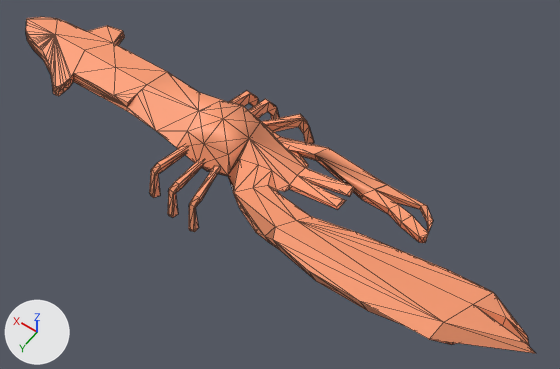
The glTF model assets/pistol_shrimp.glb: old version first, new version second.
Before and after are seen from a 50 mm lens placed at (-8.73, 11.43, 18.93), pointed at (-0.68, 0.15, 1.21). Arrows for +X, +Y and +Z are at lower left; the lights stay in place. Mesh edges are drawn as thin lines. Where no turn or scale is listed for an object, it has been applied to the vertices. Vertices at the same position are counted once.
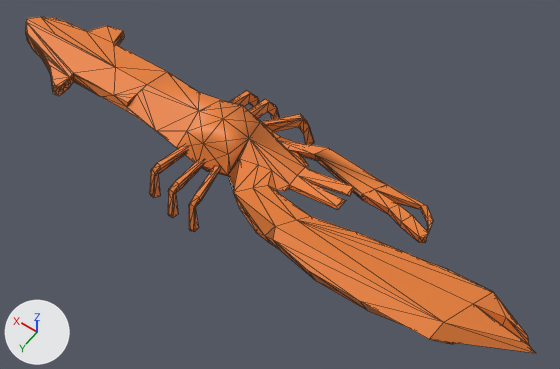
The newer file is also turned or shifted as a whole; pictures and numbers use the older file's frame.

Boxes (x1, y1, x2, y2) around the edits, measured in the pictures (560 x 369 px; the box of a moved part takes in the faces that stretch with it):
'Cube', surface changed, reshaped
    both: (26, 17, 535, 353)
part 1 of me_cube, moved or reshaped
    before: (277, 137, 328, 148)
    after: (278, 137, 298, 143)
part 2 of me_cube, moved or reshaped
    both: (26, 17, 127, 107)

The edits, one by one:
In material 'Material' (mat_material), texture is no longer img_material_base_color.
In material 'Material' (mat_material), base_color is now set to (0.828, 0.216, 0.0369), orange #eb8036.
me_cube is used by ob_cube; location (1.36, 0.08, 0.62).
me_cube had 442 vertices, 892 faces and spanned x -10.3..8.2, y -2.3..2.7, z -0.1..2.1.
me_cube now has 440 vertices, 888 faces and spans x -10.3..8.2, y -2.3..2.7, z -0.1..2.1.
Part 1, on me_cube:
2 vertices are removed from x -0.8, y -0.8..0.8, z 0.7.
14 faces are deleted.
14 new faces join them.
Part 2, on me_cube:
1 vertex is removed from x 7.5, y 0.5, z 1.6.
122 faces are deleted.
1 vertex is added at (7.5, 0.5, 1.7).
118 new faces join them.
